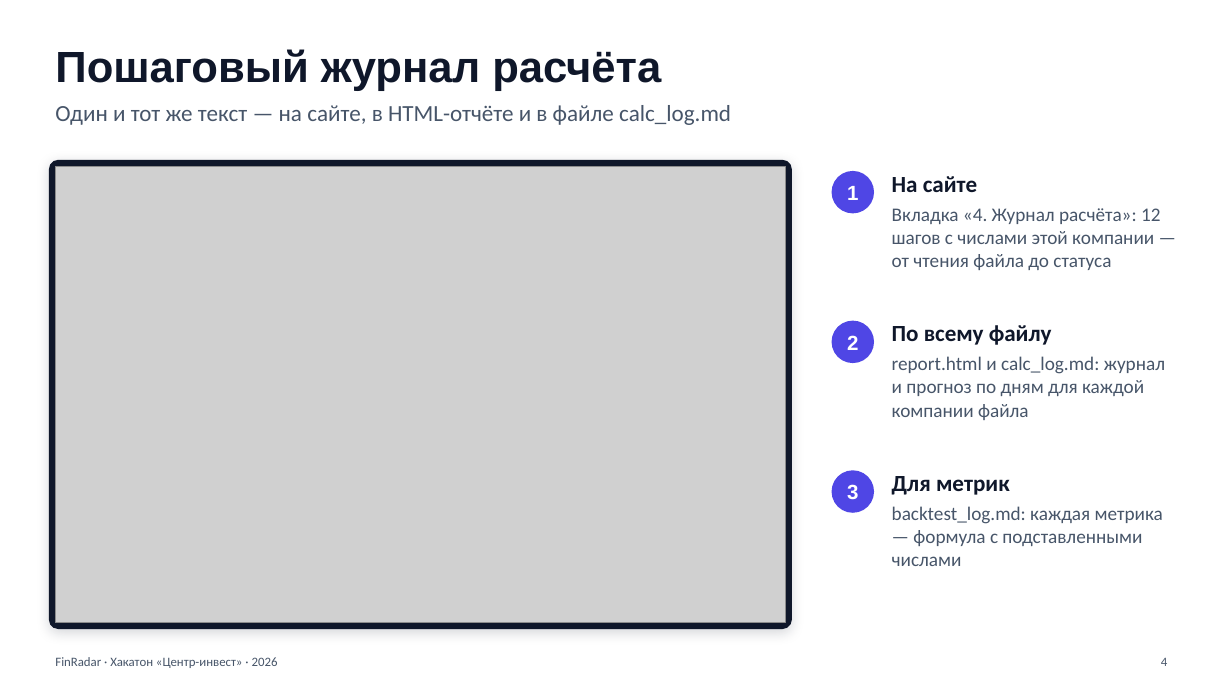
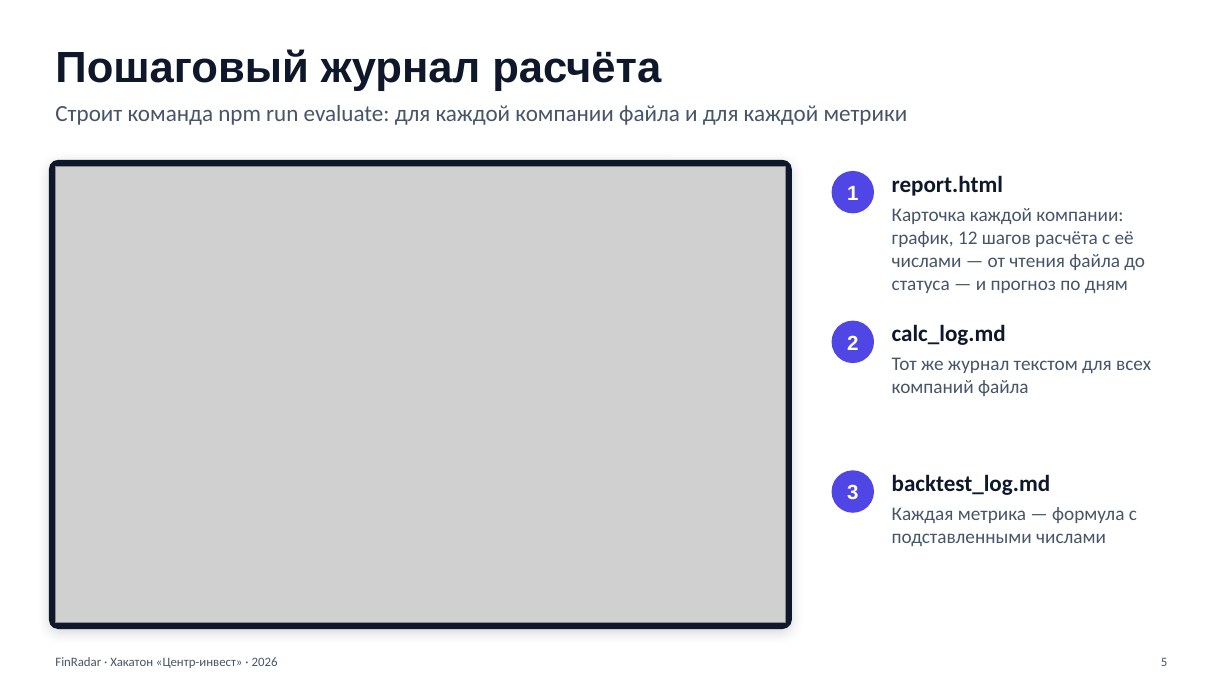
Before and after one commit to egor-lap/finprognoz, a slide deck: slide 5 of presentation/FinRadar.pptx (slide 4 before the commit). Drawn at 1232x693 pixels with LibreOffice and Linux fonts; fonts in the diff are those of the drawing; grey boxes stand for pictures. Boxes give left, top, right and bottom in pixels: in the first picture for what was removed or moved away, otherwise in the second. Text is boxed around its words. In the diff, an @@ line names an element or a change of style, - is before the commit and + after.

Commit message:
Add the data slide to the presentation and show the log in the report

```diff
--- a/presentation/FinRadar.pptx
+++ b/presentation/FinRadar.pptx
@@ text at box(55, 105, 908, 125): text changed @@
-Один и тот же текст — на сайте, в HTML-отчёте и в файле calc_log.md
+Строит команда npm run evaluate: для каждой компании файла и для каждой метрики
@@ text at box(892, 175, 1145, 293): text changed @@
-На сайте
-Вкладка «4. Журнал расчёта»: 12 шагов с числами этой компании — от чтения файла до статуса
+report.html
+Карточка каждой компании: график, 12 шагов расчёта с её числами — от чтения файла до статуса — и прогноз по дням
@@ text at box(892, 324, 1151, 396): text changed @@
-По всему файлу
-report.html и calc_log.md: журнал и прогноз по дням для каждой компании файла
+calc_log.md
+Тот же журнал текстом для всех компаний файла
@@ text at box(892, 474, 1137, 546): text changed @@
-Для метрик
-backtest_log.md: каждая метрика — формула с подставленными числами
+backtest_log.md
+Каждая метрика — формула с подставленными числами
@@ page number at box(1161, 657, 1167, 666): text changed @@
-4
+5
```
Also in this commit, not shown: 1 other slide changed, 1 slide added.
